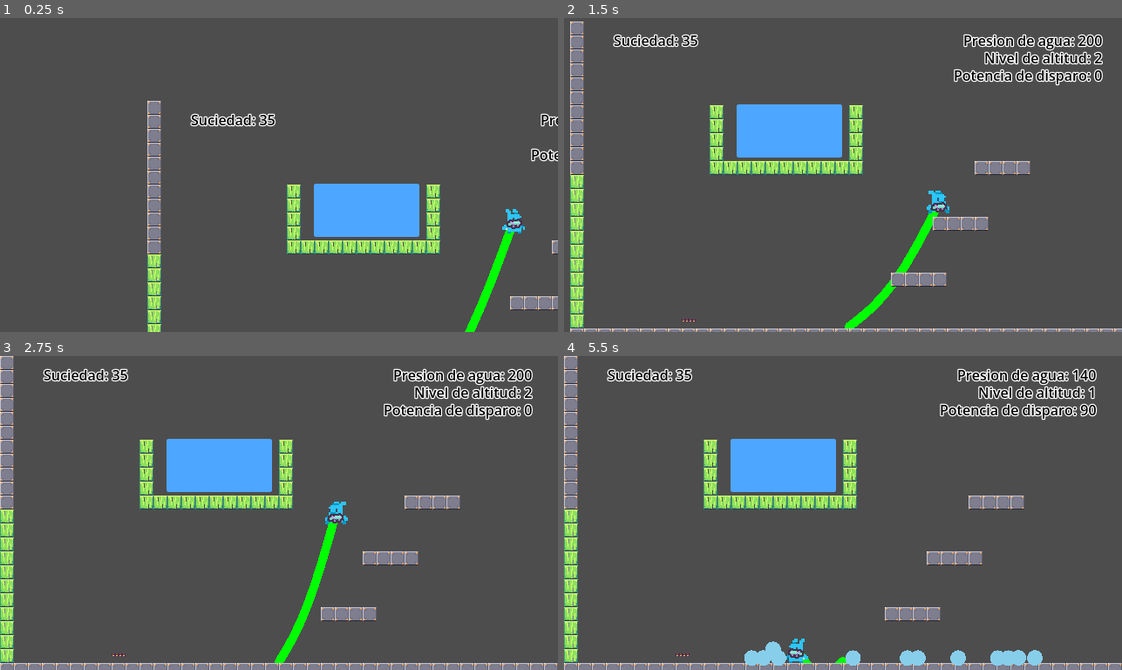
Above: before the commit, frames 1-4 (two rows, left to right).
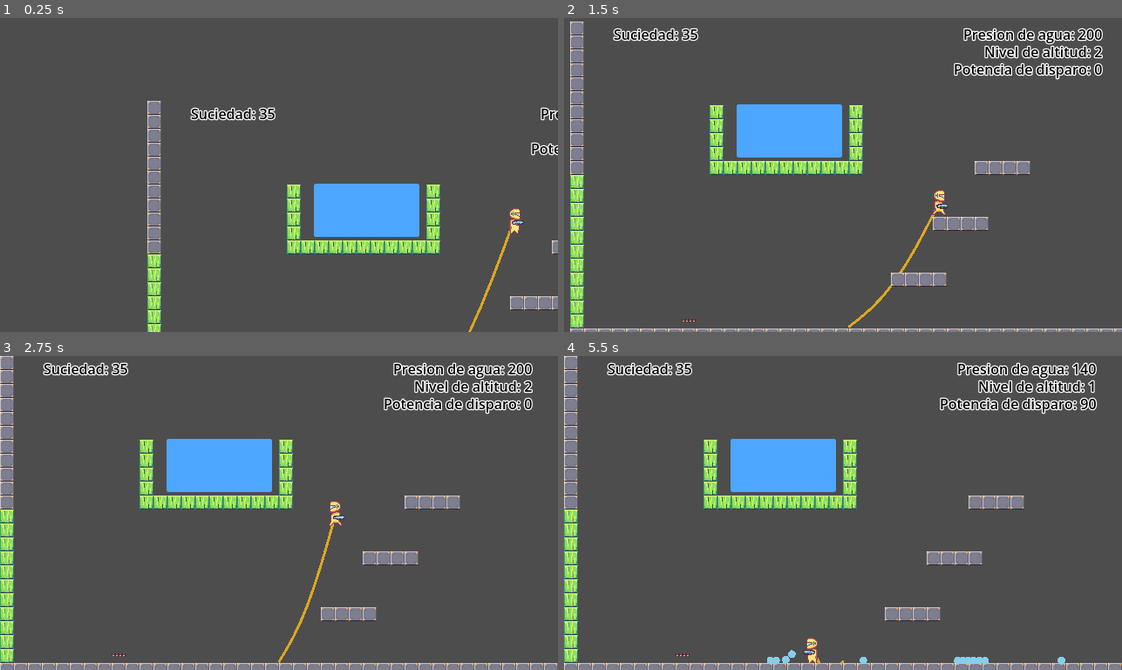
Above: after the commit, the same moments.

Repository: Meldarse/Hose_Luis
Game: Godot game, scene res://Scenes/Levels/test_scene.tscn
The game is run twice, just before and just after one commit, with the same random seed, the same clock (stepped at 60 frames per second) and the same inputs.
Inputs (mouse positions are in pixels of both pictures, inside the frame that each line leads up to):
- Up to frame 1 (0.25 s): no input
- Up to frame 2 (1.5 s): tap Enter at 0.5 s; move the mouse to (859, 171) at 0.52 s; press the mouse at (859, 171) at 0.53 s; hold D (move_right) from 0.53 s (still down); tap Space (jump) at 0.77 s; move the mouse to (731, 190) at 1.27 s; release the mouse at (731, 190) at 1.28 s; click (731, 190) at 1.35 s
- Up to frame 3 (2.75 s): tap Space (jump) at 1.52 s; move the mouse to (334, 443) at 2.02 s; release D (move_right) at 2.03 s; press the mouse at (334, 443) at 2.03 s; hold A (move_left) from 2.03 s (still down)
- Up to frame 4 (5.5 s): move the mouse to (815, 575) at 2.77 s; release A (move_left) at 2.78 s; release the mouse at (815, 575) at 2.78 s; hold D (move_right) 2.78-4.28 s; click (815, 575) at 2.85 s; tap Space (jump) at 3.02, 3.77, 4.52 s; move the mouse to (1010, 560) at 3.52 s; press the mouse at (1010, 560) at 3.53 s; move the mouse to (675, 465) at 4.27 s; release the mouse at (675, 465) at 4.28 s; hold A (move_left) 4.28-5.03 s; click (675, 465) at 4.35 s; move the mouse to (870, 513) at 5.02 s; press the mouse at (870, 513) at 5.03 s; hold D (move_right) from 5.03 s (still down)

The runs differ from the first frame. In frame 1, 1.8% of the frame differs, in the area x 34-100%, y 28-100%; in frame 2, 4.5%; in frame 3, 4.6%; in frame 4, 5.3%, in the area x 7-96%, y 1-99%.

Commit message:
Sprites de Hose Luis, y cambios en gotas y en manguera.

Diff:
--- a/jose-luis-limpiador/Scenes/Objects/drop_water.tscn
+++ b/jose-luis-limpiador/Scenes/Objects/drop_water.tscn
@@ -6,19 +6,23 @@
 
 [sub_resource type="PhysicsMaterial" id="PhysicsMaterial_4ncsa"]
 friction = 0.0
+bounce = 0.14
 
 [sub_resource type="CircleShape2D" id="CircleShape2D_w4nbv"]
 
 [node name="DropWater" type="RigidBody2D" unique_id=872678821]
 collision_layer = 8
 collision_mask = 31
+mass = 0.2
 physics_material_override = SubResource("PhysicsMaterial_4ncsa")
 script = ExtResource("1_8mjmk")
 
 [node name="MeshInstance2D" type="MeshInstance2D" parent="." unique_id=1436777320]
+scale = Vector2(0.5, 0.5)
 mesh = ExtResource("2_w4nbv")
 
 [node name="CollisionShape2D" type="CollisionShape2D" parent="." unique_id=819459680]
+scale = Vector2(0.5, 0.5)
 shape = ExtResource("2_8mjmk")
 
 [node name="left" type="RayCast2D" parent="." unique_id=1271329747]
--- a/jose-luis-limpiador/Scenes/Objects/gun.tscn
+++ b/jose-luis-limpiador/Scenes/Objects/gun.tscn
@@ -24,6 +24,8 @@
 cannon_ball_scene = ExtResource("2_0f7tm")
 
 [node name="AnimatedSprite2D" type="AnimatedSprite2D" parent="." unique_id=1729907139]
+position = Vector2(4.0000005, 0)
+scale = Vector2(0.8013858, 0.51925296)
 sprite_frames = SubResource("SpriteFrames_0f7tm")
 animation = &"idle"
 
--- a/jose-luis-limpiador/Scenes/Objects/player.tscn
+++ b/jose-luis-limpiador/Scenes/Objects/player.tscn
@@ -1,9 +1,9 @@
 [gd_scene format=3 uid="uid://crvoxm3xg68np"]
 
 [ext_resource type="Script" uid="uid://bafw3afu6bta7" path="res://Scripts/Objects/player.gd" id="1_kvv6r"]
-[ext_resource type="Texture2D" uid="uid://brs8rwibqlkr1" path="res://Assets/Visuals 2D/Characters/tile_0045.png" id="2_xbekk"]
-[ext_resource type="Texture2D" uid="uid://bsvs7dawt2ci6" path="res://Assets/Visuals 2D/Characters/tile_0046.png" id="3_5uqce"]
 [ext_resource type="PackedScene" uid="uid://ct5xq75twgmob" path="res://Scenes/Objects/gun.tscn" id="4_dfgsd"]
+[ext_resource type="Texture2D" uid="uid://dab7vh0jub7r7" path="res://Assets/Visuals 2D/Characters/Hose_1.png" id="4_ea56u"]
+[ext_resource type="Texture2D" uid="uid://cqnb2f2kdm7bh" path="res://Assets/Visuals 2D/Characters/Hose_2.png" id="5_8ietw"]
 [ext_resource type="PackedScene" uid="uid://daenc2mb1l67d" path="res://Scenes/Objects/rope.tscn" id="5_xbekk"]
 [ext_resource type="PackedScene" uid="uid://bkbj2jb48ot5d" path="res://Scenes/Objects/Camera2D.tscn" id="6_5uqce"]
 [ext_resource type="PackedScene" uid="uid://boht03r26um2d" path="res://Scenes/UI/ui.tscn" id="7_h6i5h"]
@@ -21,7 +21,7 @@
 animations = [{
 "frames": [{
 "duration": 1.0,
-"texture": ExtResource("2_xbekk")
+"texture": ExtResource("5_8ietw")
 }],
 "loop": true,
 "name": &"idle",
@@ -29,7 +29,7 @@
 }, {
 "frames": [{
 "duration": 1.0,
-"texture": ExtResource("3_5uqce")
+"texture": ExtResource("4_ea56u")
 }],
 "loop": true,
 "name": &"jump",
@@ -37,10 +37,10 @@
 }, {
 "frames": [{
 "duration": 1.0,
-"texture": ExtResource("3_5uqce")
+"texture": ExtResource("4_ea56u")
 }, {
 "duration": 1.0,
-"texture": ExtResource("2_xbekk")
+"texture": ExtResource("5_8ietw")
 }],
 "loop": true,
 "name": &"run",
@@ -57,14 +57,12 @@
 shape = SubResource("RectangleShape2D_kvv6r")
 
 [node name="Body" type="AnimatedSprite2D" parent="." unique_id=1832928101]
-scale = Vector2(2, 2)
 sprite_frames = SubResource("SpriteFrames_h6i5h")
-animation = &"run"
+animation = &"idle"
 autoplay = "idle"
-frame_progress = 0.23886251
 
 [node name="Gun" parent="." unique_id=864036393 instance=ExtResource("4_dfgsd")]
-position = Vector2(0, 5)
+position = Vector2(0, 4)
 
 [node name="Rope" parent="." unique_id=642230958 node_paths=PackedStringArray("end_point") instance=ExtResource("5_xbekk")]
 end_point = NodePath("..")
@@ -72,15 +70,15 @@
 [node name="Camera2D" parent="." unique_id=917560148 instance=ExtResource("6_5uqce")]
 
 [node name="UI" parent="Camera2D" unique_id=1078575033 instance=ExtResource("7_h6i5h")]
-anchors_preset = 8
-anchor_left = 0.5
-anchor_top = 0.5
-anchor_right = 0.5
-anchor_bottom = 0.5
+anchors_preset = 0
+anchor_right = 0.0
+anchor_bottom = 0.0
 offset_left = -320.0
-offset_top = -180.0
+offset_top = -187.0
 offset_right = 320.0
-offset_bottom = 180.0
+offset_bottom = 173.0
+grow_horizontal = 1
+grow_vertical = 1
 
 [node name="Right" type="RayCast2D" parent="." unique_id=243114699]
 position = Vector2(0, 10)
--- a/jose-luis-limpiador/Scenes/Objects/rope.tscn
+++ b/jose-luis-limpiador/Scenes/Objects/rope.tscn
@@ -8,6 +8,7 @@
 [node name="Line2D" type="Line2D" parent="." unique_id=507074572]
 z_index = -1
 points = PackedVector2Array(0, 0, 0, 0)
-default_color = Color(0, 1, 0, 1)
+width = 3.0
+default_color = Color(0.8645385, 0.6549681, 0.12558651, 1)
 begin_cap_mode = 2
 end_cap_mode = 2
Not shown, added: jose-luis-limpiador/Assets/Visuals 2D/Characters/Hose_1.import
Binary file added: jose-luis-limpiador/Assets/Visuals 2D/Characters/Hose_1.png
Not shown, added: jose-luis-limpiador/Assets/Visuals 2D/Characters/Hose_1.png.import
Binary file added: jose-luis-limpiador/Assets/Visuals 2D/Characters/Hose_2.png
Not shown, added: jose-luis-limpiador/Assets/Visuals 2D/Characters/Hose_2.png.import
